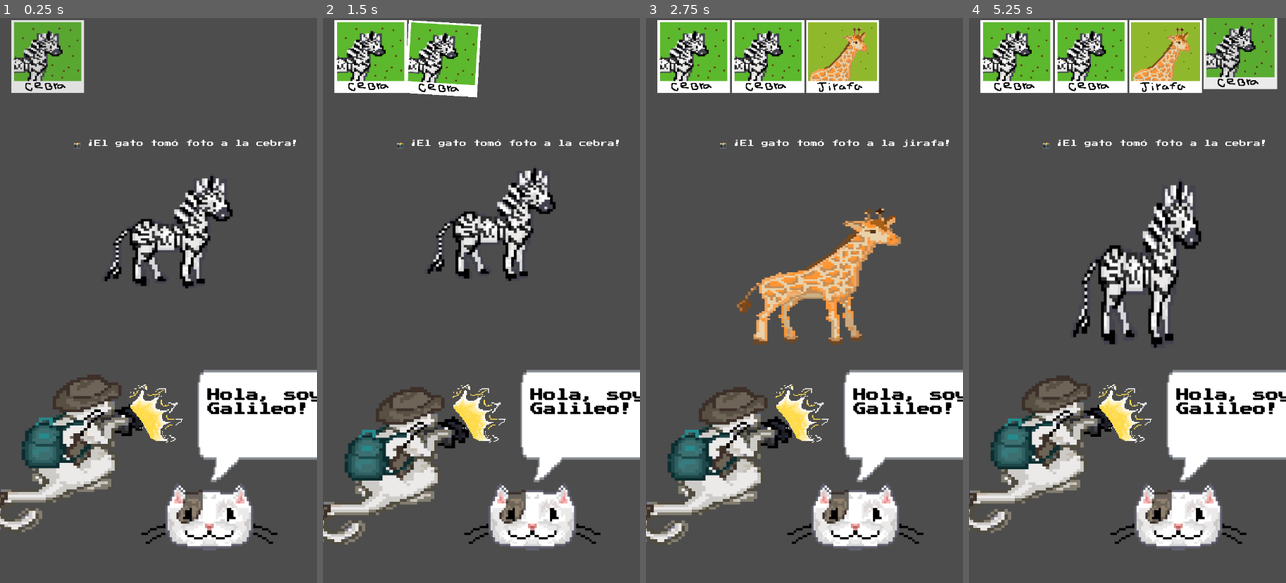
Above: before the commit, frames 1-4 (left to right).
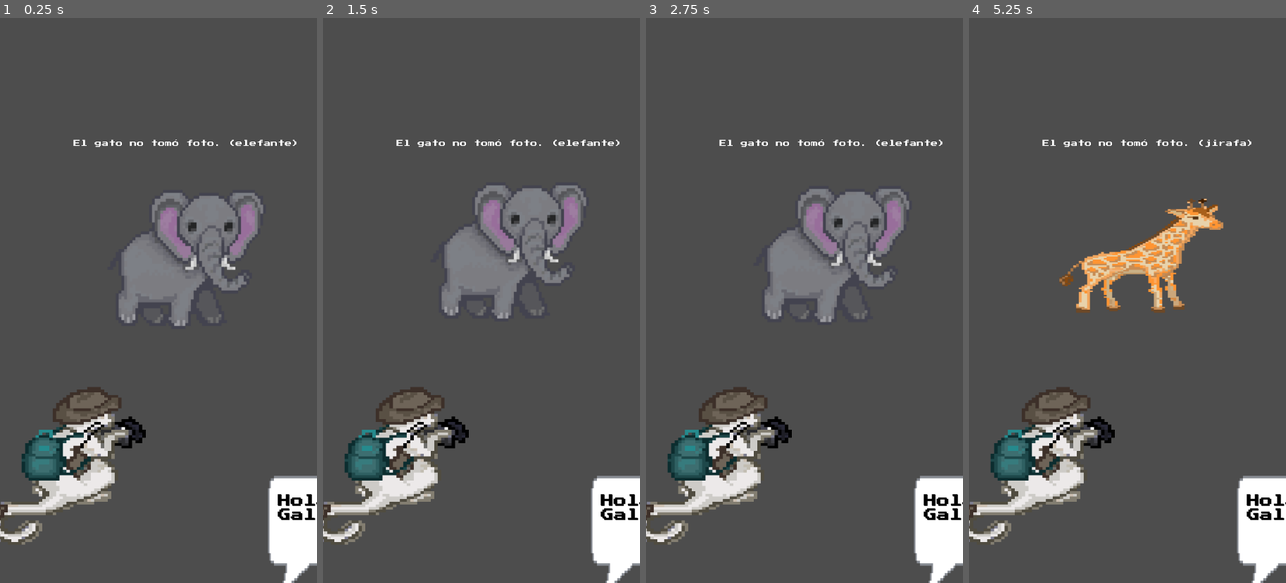
Above: after the commit, the same moments.

Repository: TonyCast2005/Galileo
Game: Godot game, scene res://escenas/Escenarios/Sabana/Sabana.tscn
Two runs of this game, one before a commit and one after it. Both use one fixed random seed, a clock stepped at 60 frames per second and the inputs below. This scene is started directly instead of the project's main scene.
Inputs (mouse positions are in pixels of both pictures, inside the frame that each line leads up to):
- Up to frame 1 (0.25 s): no input
- Up to frame 2 (1.5 s): move the mouse to (551, 272) at 0.52 s; click (551, 272) at 0.6 s; move the mouse to (418, 328) at 1.27 s; click (418, 328) at 1.35 s
- Up to frame 3 (2.75 s): move the mouse to (836, 176) at 2.02 s; click (836, 176) at 2.1 s
- Up to frame 4 (5.25 s): move the mouse to (1111, 413) at 2.77 s; click (1111, 413) at 2.85 s; move the mouse to (1222, 385) at 3.52 s; click (1222, 385) at 3.6 s; move the mouse to (1032, 215) at 4.27 s; click (1032, 215) at 4.35 s; move the mouse to (1143, 300) at 5.02 s; click (1143, 300) at 5.1 s

The runs differ from the first frame. In frame 1, 28% of the frame differs, in the area x 0-100%, y 0-100%; in frame 2, 25%; in frame 3, 28%; in frame 4, 34%.

Commit message:
No terminado

Diff:
--- a/galileo/escenas/Escenarios/Sabana/Sabana.gd
+++ b/galileo/escenas/Escenarios/Sabana/Sabana.gd
@@ -22,16 +22,18 @@
     "leon.png",
     "jirafa.png",
     "elefante.png",
-     "cocodrilo.png"
+     "cocodrilo.png",
+    "hipopotamo.png"
+
 ]
 var fotos_tomadas = {}  # Guarda qué animales ya fueron fotografiados
 var current_slot_index = 0
 
 
 var animales_objetivo = [
-    "elefante.png",
-    "cebra.png",
-    "jirafa.png",
+    "cocodrilo.png",
+    "hipopotamo.png",
+
 
 
 ]
@@ -173,9 +175,19 @@
 func iniciar_tutorial():
     var tutorial = preload("res://escenas/Gato_Instrucciones/Gato_Instrucciones.tscn").instantiate()
     add_child(tutorial)
-    tutorial.position = Vector2(200, 400)
 
-    # Aquí defines los diálogos del tutorial según el nivel
+    # 💡 Si el tutorial es un Control, lo centramos usando anclas
+    if tutorial is Control:
+        tutorial.anchor_left = 0.5
+        tutorial.anchor_top = 0.5
+        tutorial.anchor_right = 0.5
+        tutorial.anchor_bottom = 0.5
+        tutorial.offset_left = -tutorial.size.x / 2
+        tutorial.offset_top = -tutorial.size.y / 2
+        tutorial.offset_right = tutorial.size.x / 2
+        tutorial.offset_bottom = tutorial.size.y / 2
+
+    # Diálogos
     tutorial.dialogos = [
         "Hola, soy Galileo!",
         "Vamos a tomar fotos a los animales!",
--- a/galileo/escenas/Escenarios/Sabana/Sabana.tscn
+++ b/galileo/escenas/Escenarios/Sabana/Sabana.tscn
@@ -17,20 +17,19 @@
 
 [node name="Control_Instruccion" type="Control" parent="."]
 layout_mode = 1
-anchors_preset = 15
-anchor_right = 1.0
-anchor_bottom = 1.0
-grow_horizontal = 2
-grow_vertical = 2
+anchors_preset = 0
 
 [node name="Animal" type="TextureRect" parent="."]
-offset_left = 393.0
-offset_top = 433.0
-offset_right = 797.0
-offset_bottom = 780.0
+layout_mode = 0
+offset_left = 349.0
+offset_top = 355.0
+offset_right = 753.0
+offset_bottom = 784.0
 texture = ExtResource("2_w7ero")
+expand_mode = 1
 
 [node name="Gato" type="TextureRect" parent="."]
+layout_mode = 0
 offset_left = -76.0
 offset_top = 824.0
 offset_right = 425.0
@@ -39,12 +38,14 @@
 expand_mode = 1
 
 [node name="LabelResultado" type="Label" parent="."]
+layout_mode = 0
 offset_left = 167.0
 offset_top = 276.0
 offset_right = 546.0
 offset_bottom = 358.0
 
 [node name="FlashCamara" type="TextureRect" parent="."]
+layout_mode = 0
 offset_left = 272.0
 offset_top = 830.0
 offset_right = 425.0
@@ -53,6 +54,7 @@
 expand_mode = 1
 
 [node name="HBoxContainer" type="HBoxContainer" parent="."]
+layout_mode = 0
 offset_left = 26.0
 offset_top = 5.0
 offset_right = 696.0
@@ -79,5 +81,6 @@
 stream = ExtResource("5_u4bar")
 
 [node name="TextureRect" type="TextureRect" parent="."]
+layout_mode = 0
 offset_right = 40.0
 offset_bottom = 40.0
--- a/galileo/escenas/Gato_Instrucciones/Gato_Instrucciones.tscn
+++ b/galileo/escenas/Gato_Instrucciones/Gato_Instrucciones.tscn
@@ -4,7 +4,9 @@
 [ext_resource type="Texture2D" uid="uid://cjum5jl505mim" path="res://assets/sprites/ui/Galileo/Galileo Base.png" id="2_n6uge"]
 [ext_resource type="Texture2D" uid="uid://feyahj0mae46" path="res://assets/sprites/globoTexto .png" id="3_1wnc8"]
 
-[node name="GatoInstrucciones" type="Node2D"]
+[node name="GatoInstrucciones" type="Control"]
+layout_mode = 3
+anchors_preset = 0
 script = ExtResource("1_k004o")
 
 [node name="TextureRect" type="TextureRect" parent="."]
--- a/galileo/escenas/Gato_Instrucciones/gato_instrucciones.gd
+++ b/galileo/escenas/Gato_Instrucciones/gato_instrucciones.gd
@@ -1,11 +1,21 @@
 # gato_instrucciones.gd
-extends Node2D
+extends Control
 
 @export var dialogos: Array = []
-
 signal tutorial_terminado
 
 var indice = 0
+
+func _ready():
+    # Centra el control en pantalla
+    anchor_left = 0.5
+    anchor_top = 0.5
+    anchor_right = 0.5
+    anchor_bottom = 0.5
+    offset_left = -size.x / 2
+    offset_top = -size.y / 2
+    offset_right = size.x / 2
+    offset_bottom = size.y / 2
 
 func iniciar_tutorial():
     mostrar_siguiente_dialogo()
Binary file added: galileo/assets/sprites/ui/Sabana/Photocards/cocodrilo_photocard.png
Not shown, added: galileo/assets/sprites/ui/Sabana/Photocards/cocodrilo_photocard.png.import
Binary file added: galileo/assets/sprites/ui/Sabana/Photocards/hipopotamo_photocard.png
Not shown, added: galileo/assets/sprites/ui/Sabana/Photocards/hipopotamo_photocard.png.import
Binary file added: galileo/assets/sprites/ui/Sabana/hipopotamo.png
Not shown, added: galileo/assets/sprites/ui/Sabana/hipopotamo.png.import
Binary file added: galileo/assets/sprites/ui/Sabana/tejonMiel.png
Not shown, added: galileo/assets/sprites/ui/Sabana/tejonMiel.png.import
